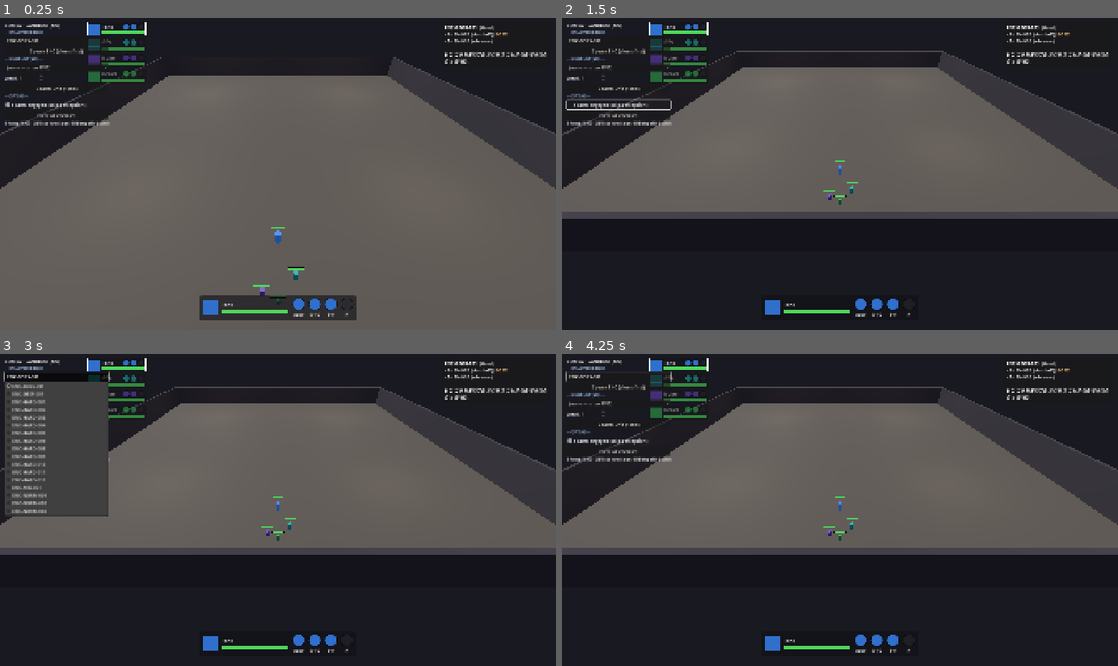
Above: before the commit, frames 1-4 (two rows, left to right).
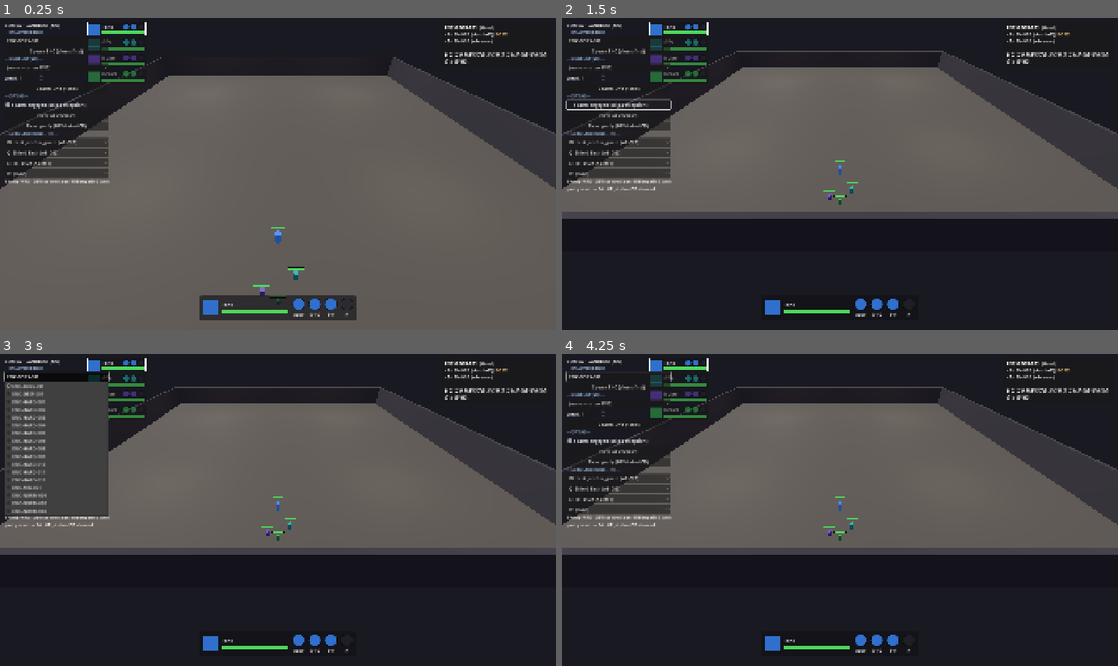
Above: after the commit, the same moments.

Repository: haepari1019/project_tdc_game
Game: Godot game, scene res://scenes/dev/combat_sandbox.tscn
Two runs of this game, one before a commit and one after it. Both use one fixed random seed, a clock stepped at 60 frames per second and the inputs below. This scene is started directly instead of the project's main scene.
Inputs (mouse positions are in pixels of both pictures, inside the frame that each line leads up to):
- Up to frame 1 (0.25 s): no input
- Up to frame 2 (1.5 s): click (617, 127) at 0.5 s, where only the run after the commit has a clickable "Reset party (HP/status/CD)"; click "spawn engaged (skip perceptio…" at 1.25 s
- Up to frame 3 (3 s): click "spawn engaged (skip perceptio…" at 2 s; click "ENC-BOSS-001" at 2.75 s
- Up to frame 4 (4.25 s): click "Spawn ENC (clears first)" at 3.5 s

The runs differ from the first frame. In frame 1, 2.0% of the frame differs, in the area x 0-20%, y 32-54%; in frame 2, 2.1%, in the area x 0-20%, y 32-56%; in frame 3, 0.2%; in frame 4, 2.1%.

Commit message:
feat: 샌드박스 LOADOUT 패널(어빌리티/아이덴티티 교체) + Reset party 버튼
ability 풀 검증(P2-S6) 대비 + 재실험 편의.

- LOADOUT(컨트롤 멤버): Identity 스킬 드롭다운(identities.json) + Q/E/R 서브
  드롭다운(skillbooks.json) 런타임 교체. 데이터 주도라 향후 AB/identity 추가 시
  자동 반영. party_member.debug_set_identity(id)(class/stats 불변·identity_params만
  재지정→포메이션 안정) + equip_skillbook_by_id/set_skillbook(null). 1-4 스왑 시
  그 멤버 로드아웃으로 dropdown 자동 갱신.
- Reset party 버튼: party_member.debug_reset() — 전원 alive·풀 HP·stun/poison/
  slow/shield/provoke 클리어·쿨(identity/sub/skillbook charges) 리필·다운 부활.

검증: 헤드리스 로드 PASS(빌드+90프레임 tick 무오류). 렌더/상호작용 F6.
기록: ImplDecisionLog IMPL-DEC-20260619-009 갱신.

Co-Authored-By: Claude Opus 4.8 <noreply@anthropic.com>

Diff:
--- a/scripts/dev/combat_sandbox.gd
+++ b/scripts/dev/combat_sandbox.gd
@@ -60,6 +60,8 @@
 var _engaged_chk: CheckBox
 var _status: Label
 var _info_label: RichTextLabel
+var _identity_dd: OptionButton
+var _sub_dd: Array = []   # [OptionButton ×3] — Q/E/R sub loadout for the controlled member
 var _cam_dragging := false
 
 
@@ -228,12 +230,43 @@
 	clear_btn.pressed.connect(_on_clear)
 	box.add_child(clear_btn)
 
+	var reset_btn := Button.new()
+	reset_btn.text = "Reset party (HP/status/CD)"
+	reset_btn.pressed.connect(_on_reset_party)
+	box.add_child(reset_btn)
+
+	# --- Loadout (controlled member) — swap Identity skill + Q/E/R subs for ability testing.
+	# Data-driven: auto-fills from identities.json / skillbooks.json (future ABs appear here).
+	box.add_child(_section("LOADOUT (controlled — 1-4)"))
+	_identity_dd = OptionButton.new()
+	_identity_dd.custom_minimum_size = Vector2(240, 0)
+	for row in Slice01Data.get_identity_rows():
+		_identity_dd.add_item("ID: %s (%s)" % [row.get("identity_skill_id", "?"), row.get("ability_id", "?")])
+		_identity_dd.set_item_metadata(_identity_dd.item_count - 1, String(row.get("identity_skill_id", "")))
+	_identity_dd.item_selected.connect(_on_identity_changed)
+	box.add_child(_identity_dd)
+	for slot in 3:
+		var dd := OptionButton.new()
+		dd.custom_minimum_size = Vector2(240, 0)
+		dd.add_item("%s: (none)" % ["Q", "E", "R"][slot])
+		dd.set_item_metadata(0, "")
+		for row in Slice01Data.get_skillbook_rows():
+			dd.add_item("%s: %s (%s)" % [["Q", "E", "R"][slot], row.get("display_name", "?"), row.get("base_ability_id", "?")])
+			dd.set_item_metadata(dd.item_count - 1, String(row.get("base_ability_id", "")))
+		dd.item_selected.connect(_on_sub_changed.bind(slot))
+		box.add_child(dd)
+		_sub_dd.append(dd)
+
 	var hint := Label.new()
 	hint.text = "1-4 swap · WASD · Q/E/R sub · wheel zoom · RMB-drag orbit · [ ] pitch"
 	hint.add_theme_font_size_override("font_size", 11)
 	box.add_child(hint)
 	_status = Label.new()
 	box.add_child(_status)
+
+	# Loadout dropdowns track the controlled member (swap 1-4 → reflect that member's loadout).
+	_party.controlled_changed.connect(func(_m: Node) -> void: _refresh_loadout_ui())
+	_refresh_loadout_ui()
 
 
 ## Top-RIGHT info panel — selected single unit's behavior + 검증 체크리스트 (or ENC composition).
@@ -286,6 +319,56 @@
 func _on_clear() -> void:
 	_combat.debug_spawn_only("", "SANDBOX")
 	_status.text = "cleared"
+
+
+func _on_reset_party() -> void:
+	for m in _party.get_members():
+		if m.has_method("debug_reset"):
+			m.debug_reset()
+	_refresh_loadout_ui()
+	_status.text = "party reset — full HP, status/CD cleared"
+
+
+func _on_identity_changed(index: int) -> void:
+	var ctrl: CharacterBody3D = _party.get_controlled()
+	if ctrl == null or not ctrl.has_method("debug_set_identity"):
+		return
+	var iid := String(_identity_dd.get_item_metadata(index))
+	ctrl.debug_set_identity(iid)
+	_status.text = "%s identity → %s" % [ctrl.get("class_id"), iid]
+
+
+func _on_sub_changed(index: int, slot: int) -> void:
+	var ctrl: CharacterBody3D = _party.get_controlled()
+	if ctrl == null:
+		return
+	var aid := String(_sub_dd[slot].get_item_metadata(index))
+	if aid == "":
+		ctrl.set_skillbook(slot, null)
+	else:
+		ctrl.equip_skillbook_by_id(slot, aid)
+	_status.text = "%s slot %s → %s" % [ctrl.get("class_id"), ["Q", "E", "R"][slot], aid if aid != "" else "(none)"]
+
+
+## Reflect the CONTROLLED member's current identity + Q/E/R subs in the loadout dropdowns
+## (so swapping 1-4 shows that member's loadout). Selection-only — does not re-apply.
+func _refresh_loadout_ui() -> void:
+	var ctrl: CharacterBody3D = _party.get_controlled()
+	if ctrl == null or _identity_dd == null:
+		return
+	var cur_id := String(ctrl.get("identity_skill_id"))
+	for i in _identity_dd.item_count:
+		if String(_identity_dd.get_item_metadata(i)) == cur_id:
+			_identity_dd.select(i)
+			break
+	for slot in 3:
+		var inst = ctrl.get_skillbook(slot)
+		var cur_sub := String(inst.get("base_ability_id", "")) if inst != null else ""
+		var dd: OptionButton = _sub_dd[slot]
+		for i in dd.item_count:
+			if String(dd.get_item_metadata(i)) == cur_sub:
+				dd.select(i)
+				break
 
 
 func _selected_unit_id() -> String:
--- a/scripts/party/party_member.gd
+++ b/scripts/party/party_member.gd
@@ -206,6 +206,51 @@
 		"equip_classes": master.get("equip_classes", [class_id]),
 		"color": _base_color,
 	})
+
+
+## DEBUG (combat sandbox): full reset to re-run an experiment — alive, full HP, all statuses +
+## cooldowns cleared, sub charges refilled, downed members revived.
+func debug_reset() -> void:
+	_alive = true
+	if not is_in_group("party_member"):
+		add_to_group("party_member")
+	hp = max_hp
+	shield = 0.0
+	shield_timer_s = 0.0
+	stun_timer_s = 0.0
+	poison_timer_s = 0.0
+	poison_dps = 0.0
+	_poison_accum = 0.0
+	_slow_timer = 0.0
+	_slow_factor = 1.0
+	provoked_timer_s = 0.0
+	provoke_source = null
+	identity_cooldown_s = 0.0
+	sub_cooldown_s = 0.0
+	attack_cooldown_s = 0.0
+	for s in skillbook_slots:
+		if s != null:
+			s.charges = int(s.charges_max)
+			s.cooldown_s = 0.0
+	if _body_material:
+		_body_material.albedo_color = _base_color
+	if _hp_bar:
+		_hp_bar.set_ratio(1.0)
+		_hp_bar.set_shield_ratio(0.0)
+	_update_status_orb()
+	_apply_controlled_visual(_controlled)
+
+
+## DEBUG (combat sandbox): re-point the Identity skill to another identity's ability WITHOUT
+## changing class/stats/gear, so formation/slots stay stable — ability-behavior testing only.
+func debug_set_identity(identity_skill_id_new: String) -> void:
+	var row: Dictionary = Slice01Data.get_identity_row(identity_skill_id_new)
+	if row.is_empty():
+		return
+	identity_skill_id = identity_skill_id_new
+	ability_id = String(row.get("ability_id", ""))
+	identity_params = Slice01Data.get_ability(ability_id)
+	identity_cooldown_s = 0.0
 
 
 func set_controlled(active: bool) -> void:
Not shown, changed: docs/impl_decisions/ImplDecisionLog.md
